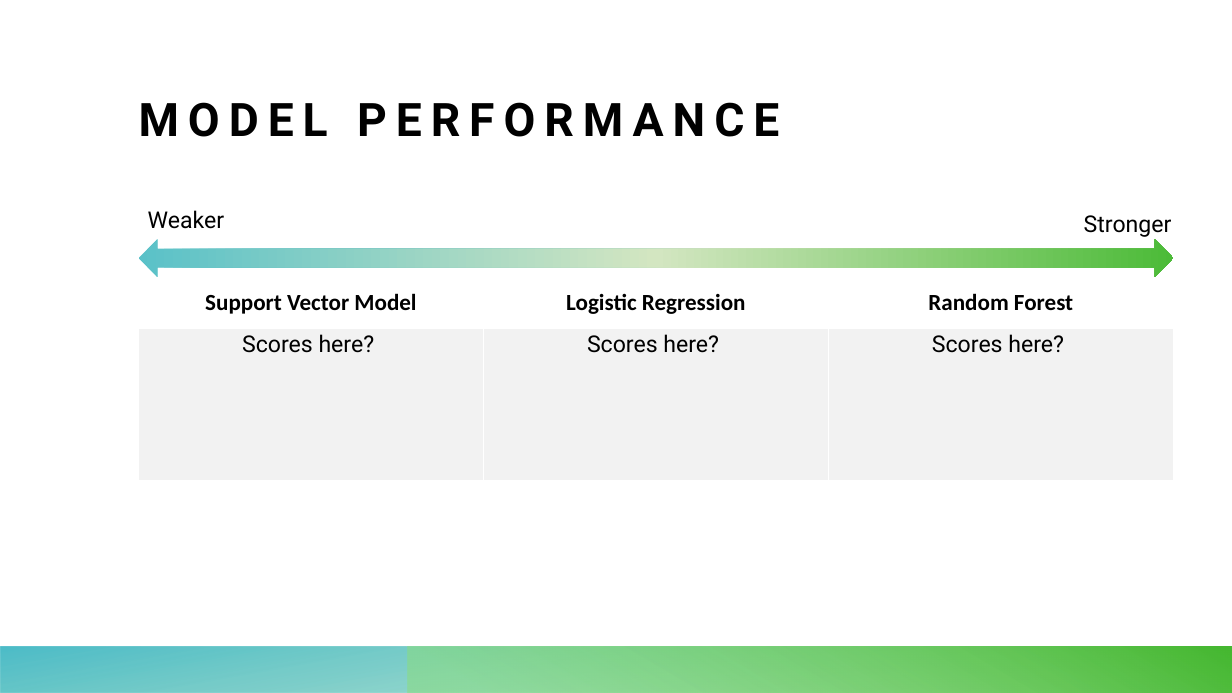
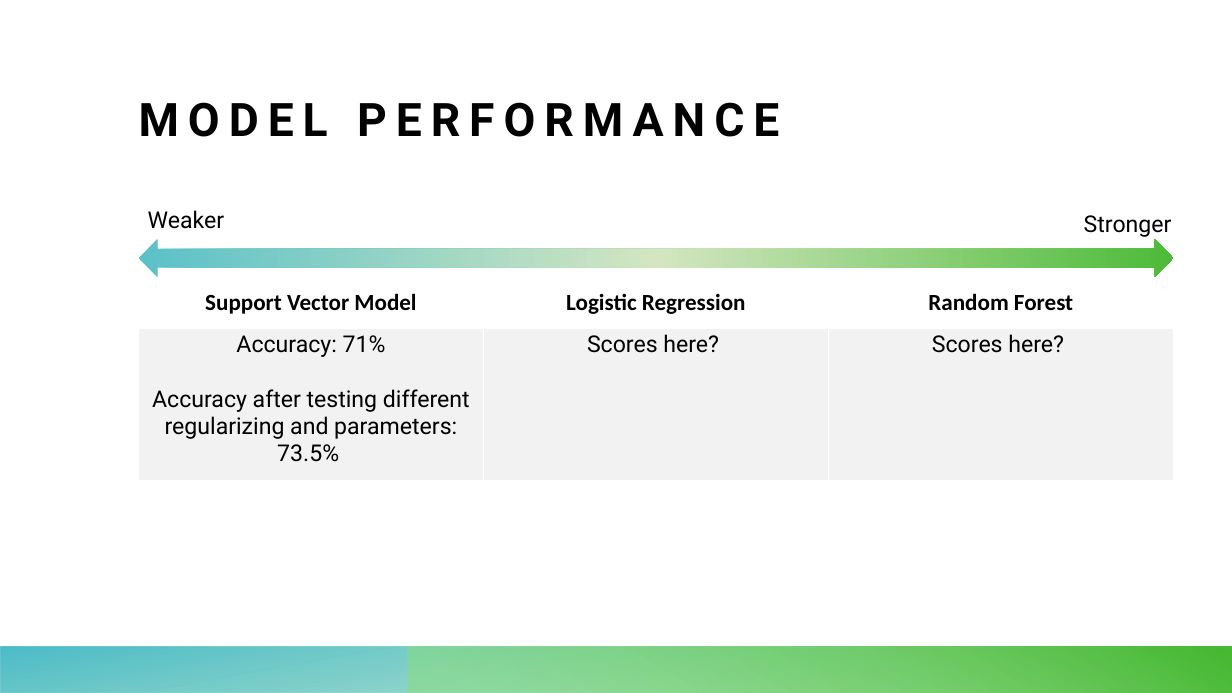
Before and after one commit to kirstenfischl/credit-classification, a slide deck: slide 9 of Final_Presentation.pptx (slide 4 before the commit). Drawn at 1232x693 pixels with LibreOffice and Linux fonts; fonts in the diff are those of the drawing. Boxes give left, top, right and bottom in pixels: in the first picture for what was removed or moved away, otherwise in the second. Text is boxed around its words. In the diff, an @@ line names an element or a change of style, - is before the commit and + after.

Commit message:
svm slides

```diff
--- a/Final_Presentation.pptx
+++ b/Final_Presentation.pptx
@@ table at [139,285,1173,481] @@
-row 2, column 1: Scores here?
+row 2, column 1: Accuracy: 71% / Accuracy after testing different regularizing and parameters: 73.5%
```
Also in this commit, not shown: 1 other slide changed, 5 slides added, 2 other files.
